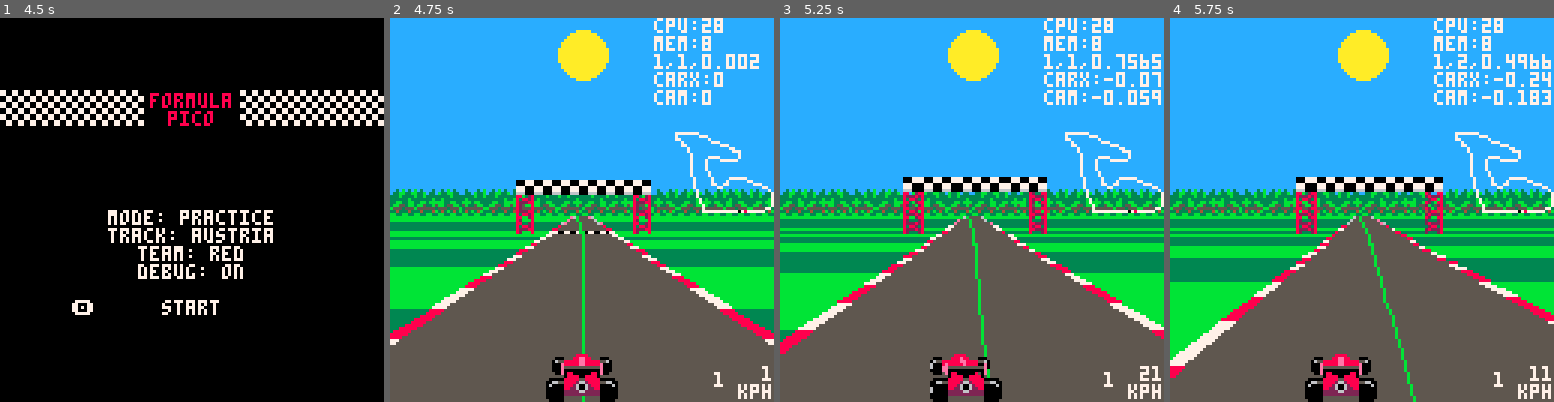
Above: before the commit, frames 1-4 (left to right).
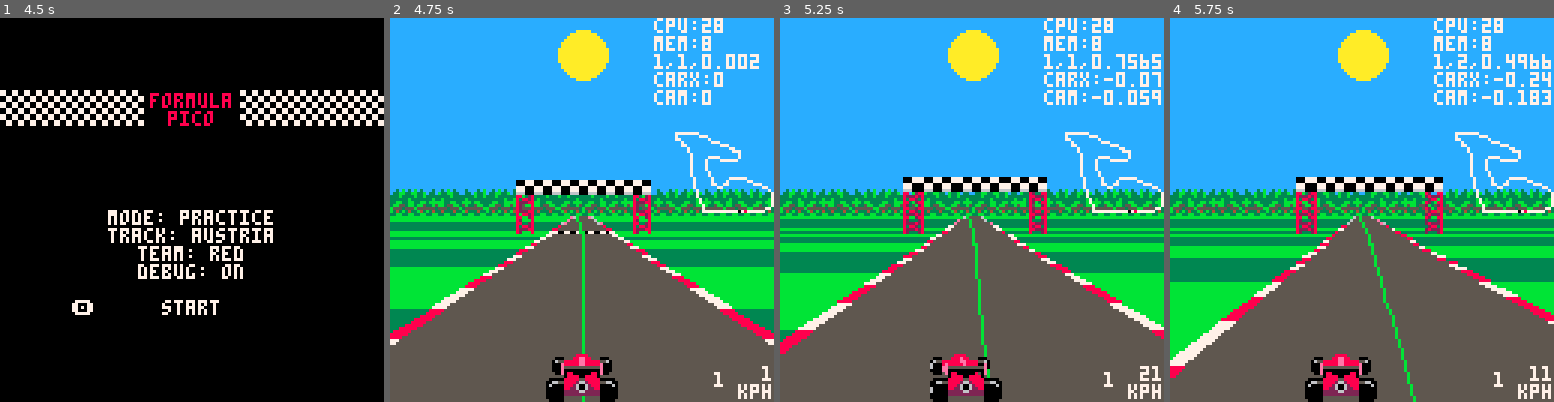
Above: after the commit, the same moments.

Repository: Joeltronics/formula_pico
Game: PICO-8 cartridge formula_pico.p8
The game is run twice, just before and just after one commit, with the same random seed, the same clock (stepped at 60 frames per second) and the same inputs.
Inputs:
- Up to frame 1 (4.5 s): tap X (X key) at 0.33, 1.07, 1.85, 2.97, 4.08 s; tap O (Z key) at 0.7, 1.7, 2.1, 2.5, 2.9, 3.3, 3.7, 4.1 s; hold Right 1.6-2.1 s; hold Up 2.15-2.42 s; hold Right 2.47-3.03 s; hold Left 3.08-3.58 s; hold Down 3.63-3.97 s; hold Right from 4.02 s (still down)
- Up to frame 2 (4.75 s): tap O (Z key) at 4.5 s; release Right at 4.68 s; hold Up from 4.73 s (still down)
- Up to frame 3 (5.25 s): tap O (Z key) at 4.9 s; release Up at 5.03 s; hold Left from 5.08 s (still down); tap X (X key) at 5.2 s
- Up to frame 4 (5.75 s): tap O (Z key) at 5.3, 5.7 s; release Left at 5.68 s; hold Down from 5.73 s (still down)

Frame 1 is identical in both runs. In frame 2, 0.9% of the frame differs, in the area x 0-100%, y 50-52%; in frame 3, 0.9%; in frame 4, 0.9%.

Commit message:
Add ground color & background per track

Diff:
--- a/drawing.lua
+++ b/drawing.lua
@@ -47,15 +47,13 @@
 	end
 end
 
-function draw_ground(y1, y2, sumct, gndcol)
-	if not gndcol then
-		gndcol = 3
-		if ((sumct % 6) >= 3) gndcol = 11
-	end
+function draw_ground(y1, y2, sumct, gndcol1, gndcol2)
+	local gndcol = gndcol1
+	if ((sumct % 6) >= 3) gndcol = gndcol2
 	rectfill(0, y1, 128, y2, gndcol)
 end
 
-function draw_segment(section, seg, sumct, x1, y1, scale1, x2, y2, scale2, gndcol, distance)
+function draw_segment(section, seg, sumct, x1, y1, scale1, x2, y2, scale2, distance)
 
 	detail = (distance <= road_detail_draw_distance)
 
@@ -64,7 +62,9 @@
 	if section.tnl then
 		draw_tunnel_walls(x1, y1, scale1, x2, y2, scale2, sumct)
 	elseif (y2 >= y1) then
-		draw_ground(y1, y2, sumct, gndcol)
+		draw_ground(y1, y2, sumct,
+			section.gndcol1 or road.gndcol1 or 3,
+			section.gndcol2 or road.gndcol2 or 11)
 		-- TODO: draw walls
 	end
 
@@ -320,7 +320,7 @@
 			setclip(clp)
 		end
 
-		draw_segment(section, seg, sumct, x2, y2, scale2, x1, y1, scale1, section.gndcol, i)
+		draw_segment(section, seg, sumct, x2, y2, scale2, x1, y1, scale1, i)
 
 		if i < sprite_draw_distance then
 			if sumct == road[1].length then
@@ -387,8 +387,9 @@
 	rectfill(0, 0, 128, horizon - 1, 12)
 
 	-- Horizon
+	local horizon_col = 16*(road.gndcol1 or 3) + (road.gndcol2 or 11)
 	fillp(0b0011110000111100)
-	rectfill(0, horizon, 128, 128, 0xB3)
+	rectfill(0, horizon, 128, 128, horizon_col)
 	fillp()
 
 	-- Sun
@@ -397,16 +398,19 @@
 		circfill(sun_x, horizon - 52, 8, 10)
 	end
 
-	-- Trees
-	local tree_y = horizon - 7
+	-- Trees/Buildings
+	local spr1 = nil
+	if (road.tree_bg) spr1 = 112
+	if (road.city_bg) spr1 = 114
+	if (not spr1) return
 	for off = -64,128,64 do
-		local tree_x = sun_x % 64 + off
-		spr(112, tree_x, tree_y, 2, 1)
-		spr(112, tree_x + 16, tree_y, 1, 1, true)
-		spr(113, tree_x + 24, tree_y, 1, 1, true)
-		spr(112, tree_x + 32, tree_y)
-		spr(112, tree_x + 40, tree_y, 2, 1, true)
-		spr(113, tree_x + 56, tree_y)
+		local x, y = sun_x % 64 + off, horizon - 7
+		spr(spr1, x, y, 2, 1)
+		spr(spr1, x + 16, y, 1, 1, true)
+		spr(spr1 + 1, x + 24, y, 1, 1, true)
+		spr(spr1, x + 32, y)
+		spr(spr1, x + 40, y, 2, 1, true)
+		spr(spr1 + 1, x + 56, y)
 	end
 end
 
--- a/formula_pico.p8
+++ b/formula_pico.p8
@@ -102,14 +102,14 @@
 0000000000000000000000000000000000000000000000000000000000000000bbbbbbbbbbbbbbbbbbbbbbbbbbbbbbbb82822828bbbbbbbbbbbbbbbbbbbbbbbb
 0000000000000000000000000000000000000000000000000000000000000000bbbbbbbbbbbbbbbbbbbbbbbbbbbbbbbb882bb288bbbbbbbbbbbbbbbbbbbbbbbb
 0000000000000000000000000000000000000000000000000000000000000000bbbbbbbbbbbbbbbbbbbbbbbbbbbbbbbb82bbbb28bbbbbbbbbbbbbbbbbbbbbbbb
-0030b030b0300030000000000000000000000000000000000000000000000000bbbbbbbbbbbbbbbbbbbbbbbbbbbbbbbb82bbbb28bbbbbbbbbbbbbbbbbbbbbbbb
-033bb33bb33b0330000000000000000000000000000000000000000000000000bbbbbbbbbbbbbbbbbbbbbbbbbbbbbbbb882bb288bbbbbbbbbbbbbbbbbbbbbbbb
-333b3333b33b3333000000000000000000000000000000000000000000000000bbbbbbbbbbbbbbbbbbbbbbbbbbbbbbbb82822828bbbbbbbbbbbbbbbbbbbbbbbb
-333333b3333333b3000000000000000000000000000000000000000000000000bbbbbbbbbbbbbbbbbbbbbbbbbbbbbbbb8b2882b8bbbbbbbbbbbbbbbbbbbbbbbb
-33bb33bb33bb3bbb000000000000000000000000000000000000000000000000bbbbbbbbbbbbbbbbbbbbbbbbbbbbbbbb8b2882b8bbbbbbbbbbbbbbbbbbbbbbbb
-3bb553bb3bb533b5000000000000000000000000000000000000000000000000bbbbbbbbbbbbbbbbbbbbbbbbbbbbbbbb82822828bbbbbbbbbbbbbbbbbbbbbbbb
-b5553555b5555553000000000000000000000000000000000000000000000000bbbbbbbbbbbbbbbbbbbbbbbbbbbbbbbb882bb288bbbbbbbbbbbbbbbbbbbbbbbb
-0343034330430340000000000000000000000000000000000000000000000000bbbbbbbbbbbbbbbbbbbbbbbbbbbbbbbb82bbbb28bbbbbbbbbbbbbbbbbbbbbbbb
+0030b030b030003000dddd00ddd6605500000000000000000000000000000000bbbbbbbbbbbbbbbbbbbbbbbbbbbbbbbb82bbbb28bbbbbbbbbbbbbbbbbbbbbbbb
+033bb33bb33b0330666dfff0dd66665500000000000000000000000000000000bbbbbbbbbbbbbbbbbbbbbbbbbbbbbbbb882bb288bbbbbbbbbbbbbbbbbbbbbbbb
+333b3333b33b33336c6dff66dd6cc65500000000000000000000000000000000bbbbbbbbbbbbbbbbbbbbbbbbbbbbbbbb82822828bbbbbbbbbbbbbbbbbbbbbbbb
+333333b3333333b3666dff66dd66665500000000000000000000000000000000bbbbbbbbbbbbbbbbbbbbbbbbbbbbbbbb8b2882b8bbbbbbbbbbbbbbbbbbbbbbbb
+33bb33bb33bb3bbb6c6dff66dd6cc65500000000000000000000000000000000bbbbbbbbbbbbbbbbbbbbbbbbbbbbbbbb8b2882b8bbbbbbbbbbbbbbbbbbbbbbbb
+3bb553bb3bb533b5666dff66dd66665500000000000000000000000000000000bbbbbbbbbbbbbbbbbbbbbbbbbbbbbbbb82822828bbbbbbbbbbbbbbbbbbbbbbbb
+b5553555b55555536c6dff66dd6cc65500000000000000000000000000000000bbbbbbbbbbbbbbbbbbbbbbbbbbbbbbbb882bb288bbbbbbbbbbbbbbbbbbbbbbbb
+0343034330430340666dff66dd66660000000000000000000000000000000000bbbbbbbbbbbbbbbbbbbbbbbbbbbbbbbb82bbbb28bbbbbbbbbbbbbbbbbbbbbbbb
 
 
 
--- a/generated_data.lua
+++ b/generated_data.lua
@@ -11,6 +11,7 @@
 	minimap_offset_x=9,
 	minimap_offset_y=0,
 	start_heading=0.5,
+	tree_bg=true,
 	sections_compressed="16;80;12,0,0.25;12,0,-0.0625;32;56,0,0.0625;16,0.5;40,0.75,-0.125;32,1;16,0,0.375;16;40,-0.25,0.0625;96,-0.5;16,-0.25,0.3125;4,-0.25;36,-0.25,0.1875;24;40,-0.125,-0.375;40,-0.5;40,0,-0.3125;8;40,0,0.1875;60,0.125;24,0,0.1875;20,-0.125;12,0,0.1875;12;16,0,0.0625;30",
 },
 {
@@ -19,6 +20,7 @@
 	minimap_step=8,
 	minimap_offset_x=10,
 	minimap_offset_y=33,
+	tree_bg=true,
 	sections_compressed="16;40;16,0,0.375;32,-0.5;32,0,0.075;32,-0.25;8,0,-0.15;32,2,0.3;32,0,-0.15;32,1,bgl=tree7;32,0.5, …(371 unchanged characters)…
 },
 {
@@ -27,6 +29,7 @@
 	minimap_step=7,
 	minimap_offset_x=22,
 	minimap_offset_y=12,
+	tree_bg=true,
 	sections_compressed="16;92;12,0,0.25;16,0,-0.375;32,0,0.125;16;88,0,0.2;64;12,0,-0.25;12,0,0.25;24;24,0,0.25;24;24,0,0.2;24;24,0,-0.075;48;8,tnl=true;48;16,0,-0.125;16,0,0.2;16,0,-0.15;144;24,0,0.25;32,0,0.125;60,0,0.125;32",
 },
 {
@@ -36,6 +39,9 @@
 	minimap_offset_x=32,
 	minimap_offset_y=14,
 	track_width=2,
+	gndcol1=6,
+	gndcol2=7,
+	city_bg=true,
 	sections_compressed="16;8;4,0.25,0.0625;4,0.25;4,0.25,-0.0625;4,0.25;8,0,0.25;12;4,1,-0.03125;24,1;4,1,0.03125;3,1;6,1 …(553 unchanged characters)…
 },
 {
@@ -44,6 +50,7 @@
 	minimap_step=3,
 	minimap_offset_x=11,
 	minimap_offset_y=15,
+	tree_bg=true,
 	sections_compressed="16;24;24,0,-0.25,bgr=sign;24,-0.75,bgl=tree3;16,0,0.125,bgl=sign;40,0.75,0.125,tnl=true;16,-0.5,tnl=true;20,0,0.25,tnl=true;16;124,0,0.25,bgl=tree3,bgr=tree5;12,0,0.25,bgl=sign;16,0,-0.25,bgr=sign;80,bgl=tree4,bgr=tree5;12,0,0.5,bgl=sign;16;16,0,-0.125;16,0,0.125",
 },
 {
@@ -52,6 +59,7 @@
 	minimap_step=4,
 	minimap_offset_x=4,
 	minimap_offset_y=2,
-	sections_compressed="16;24;40,gndcol=8;40,1,gndcol=8;40,1,gndcol=8;40;24,0,0.5;40;40,gndcol=1;40,-1,gndcol=1;40,-1,gndcol=1;40;24,0,0.5",
+	tree_bg=true,
+	sections_compressed="16;24;40,gndcol1=8,gndcol2=2;40,1,gndcol1=8,gndcol2=2;40,1,gndcol1=8,gndcol2=2;40;24,0,0.5;40;40,gndcol1=1,gndcol2=12;40,-1,gndcol1=1,gndcol2=12;40,-1,gndcol1=1,gndcol2=12;40;24,0,0.5",
 },
 }
Not shown, changed: TODO.md
Not shown, changed: generate_data.py
Not shown, changed: track_data.yaml
